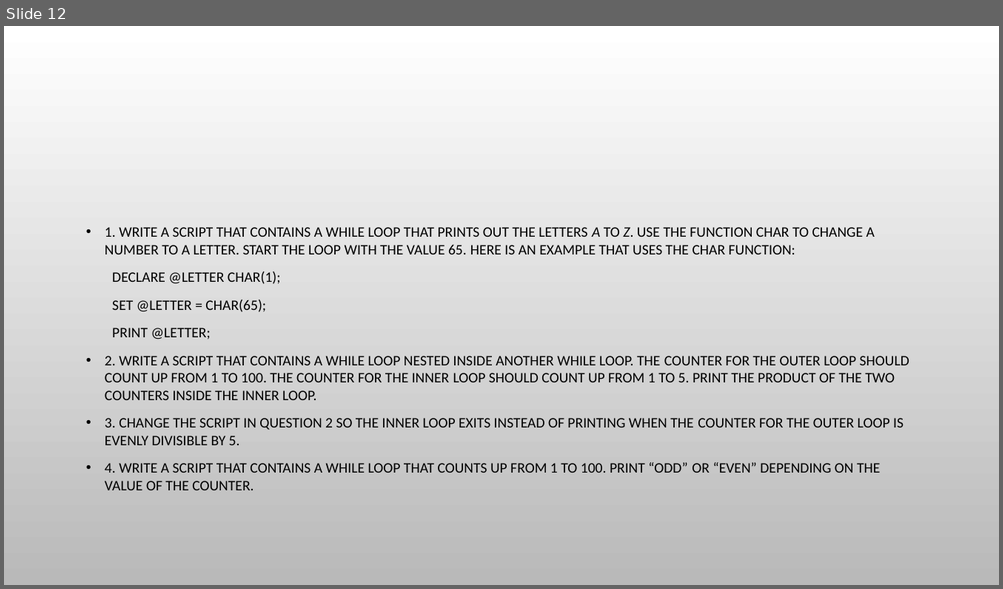
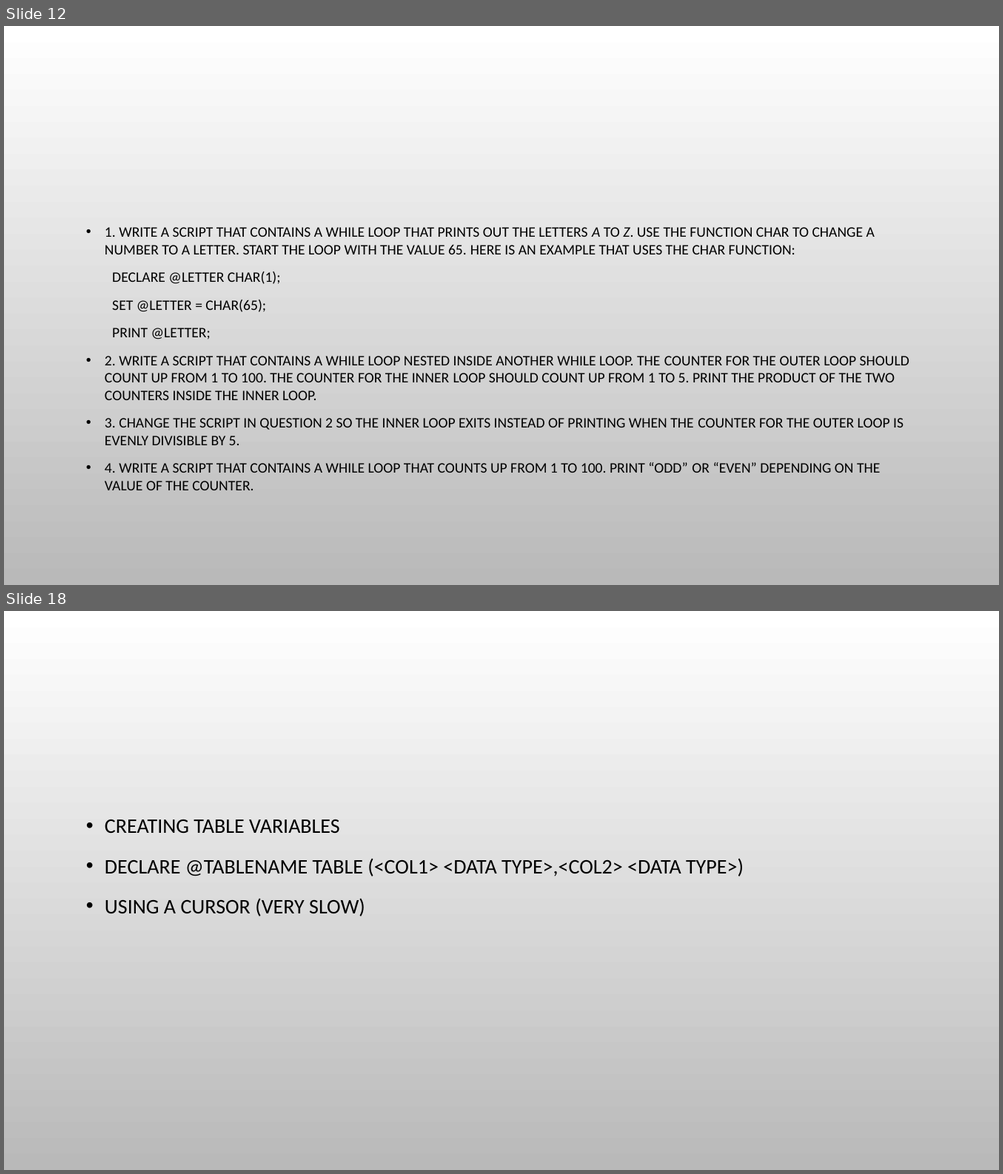
Before and after one commit to urosgodnov/Famnit, a slide deck: PPT/Understanding T-SQL Programming Logic.pptx. Shown one above the other, each under a label of ours: slide 12 before the commit, slides 12 and 18 after it; the slides between them are not shown. The pictures are 1003x589 and 1003x1174 pixels, drawn with LibreOffice and Linux fonts; fonts in the diff are those of the drawing; background and template pictures are left out. Boxes give left, top, right and bottom in pixels: in the first picture for what was removed or moved away, otherwise in the second. Text is boxed around its words. In the diff, an @@ line names an element or a change of style, - is before the commit and + after.

```diff
--- a/PPT/Understanding T-SQL Programming Logic.pptx
+++ b/PPT/Understanding T-SQL Programming Logic.pptx
@@ slide 18 added at (4,611,999,1170), background picture (left out) @@
@@ text added at (105,820,743,917), 20 pt, text #000000 @@
+• CREATING TABLE VARIABLES
+• DECLARE @TABLENAME TABLE (<COL1> <DATA TYPE>,<COL2> <DATA TYPE>)
+• USING A CURSOR (VERY SLOW)
```
Also in this commit, not shown: 6 other slides added, 1 other file.
